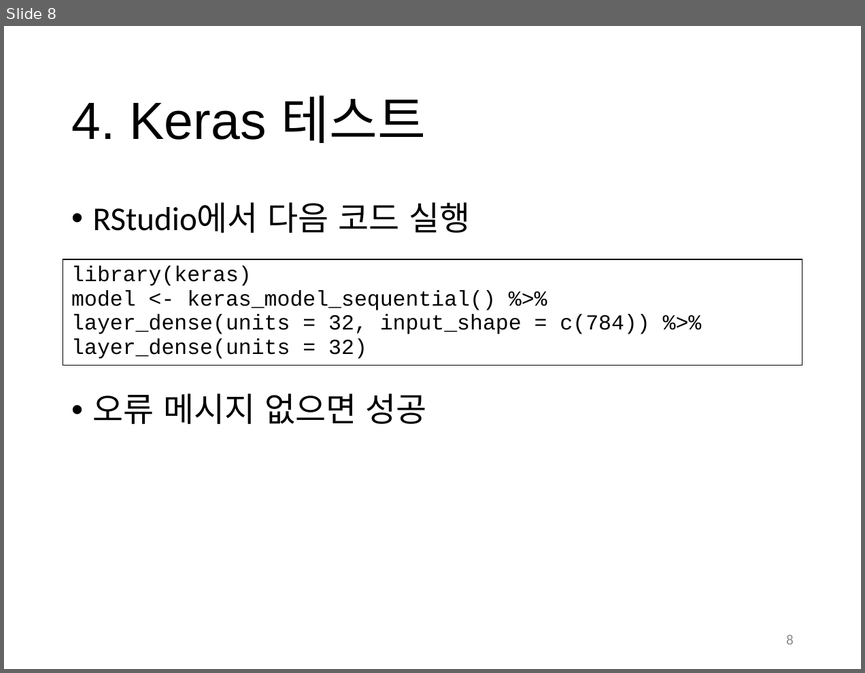
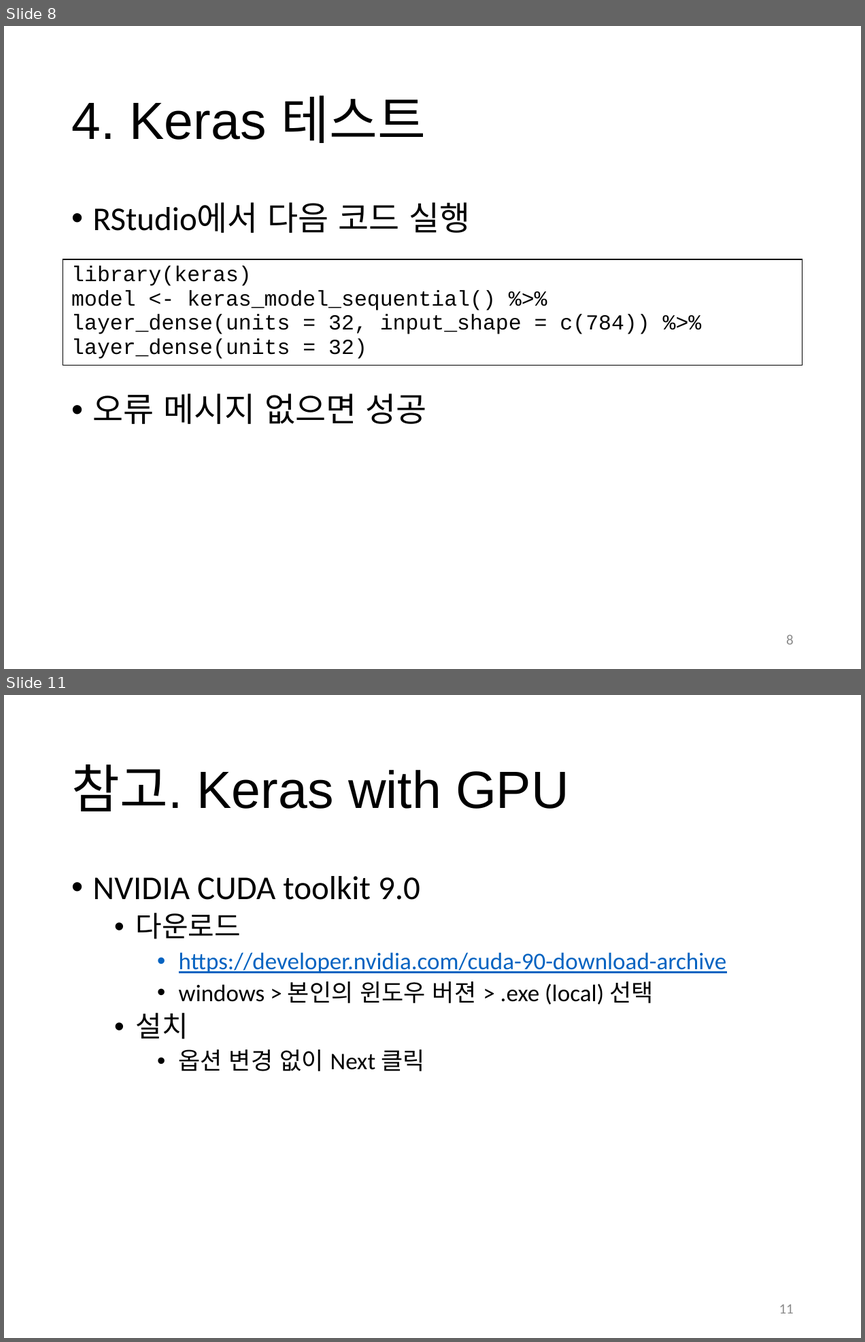
Before and after one commit to clingku/keras_study, a slide deck: slides/00_keras_R_setting_on_windows.pptx. Shown one above the other, each under a label of ours: slide 8 before the commit, slides 8 and 11 after it; the slides between them are not shown. The pictures are 865x673 and 865x1342 pixels, drawn with LibreOffice and Linux fonts; fonts in the diff are those of the drawing. Boxes give left, top, right and bottom in pixels: in the first picture for what was removed or moved away, otherwise in the second. Text is boxed around its words. In the diff, an @@ line names an element or a change of style, - is before the commit and + after.

```diff
--- a/slides/00_keras_R_setting_on_windows.pptx
+++ b/slides/00_keras_R_setting_on_windows.pptx
@@ slide 11 added at [4, 695, 861, 1338], background #FFFFFF @@
@@ title added at [71, 764, 569, 811], 44 pt, text #000000 @@
+참고. Keras with GPU
@@ text added at [93, 876, 727, 1071], 20 pt, text #000000 @@
+• NVIDIA CUDA toolkit 9.0
+  • 다운로드
+    • https://developer.nvidia.com/cuda-90-download-archive
+    • windows > 본인의 윈도우 버젼 > .exe (local) 선택
+  • 설치
+    • 옵션 변경 없이 Next 클릭
@@ page number added at [779, 1304, 793, 1313], 12 pt, text #8C8C8C @@
+11
```
Also in this commit, not shown: 4 other slides added.
